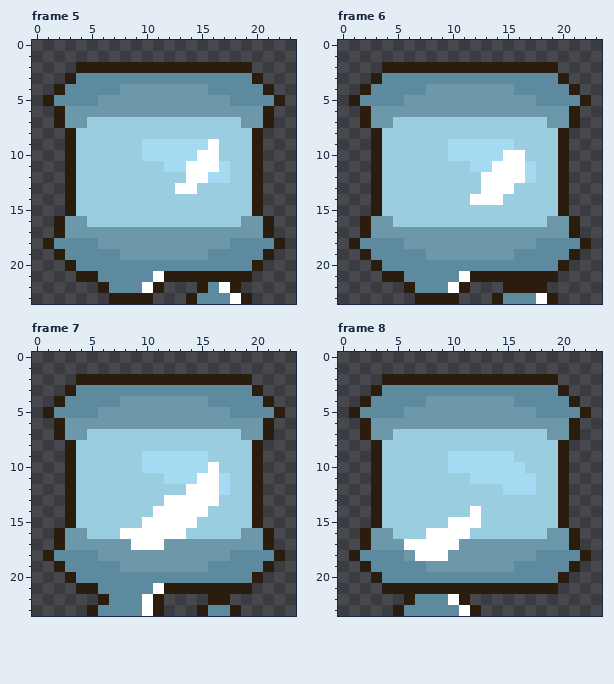
One commit to this pixel-art file: Loot&Lunch/UI/jscoutinho_ui_mana_idle.ase. The picture above was drawn from the file before the commit.
24x24 pixels, 11 frames. Shown: frame 5, frame 6, frame 7, frame 8. The commit also changed other frames, which this record leaves out.
Now the later version:
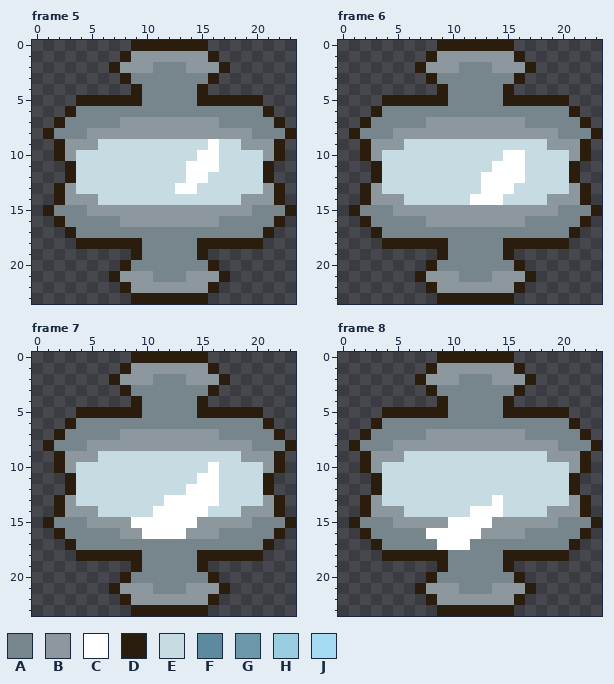
Palette (. is transparent): A #77868c  B #8c989d  C #ffffff  D #2b1d0e  E #c6dce2  F #5d8a9e  G #6d98aa  H #9acde0  J #a5dbf2
From the commit log: Modifiquei formato e animação da barra de mana
What changed:
layer "Camada Azul" opacity 35% -> 17%
--- frame 5
@@ x 0..23 @@
- 0 ........................
- 1 ........................
- 2 ....DDDDDDDDDDDDDDDD....
- 3 ...DFFFFFFFFFFFFFFFFD...
- 4 ..DFFFFFGGGGGGGGFFFFFD..
- 5 .DFFFFGGGGGGGGGGGGFFFFD.
- 6 ..DGGGGGGGGGGGGGGGGGGD..
- 7 ..DGGHHHHHHHHHHHHHHGGD..
- 8 ...DHHHHHHHHHHHHHHHHD...
- 9 ...DHHHHHHJJJJJJCHHHD...
-10 ...DHHHHHHJJJJJCCHHHD...
-11 ...DHHHHHHHHJJCCCJHHD...
-12 ...DHHHHHHHHHHCCJJHHD...
-13 ...DHHHHHHHHHCCHHHHHD...
-14 ...DHHHHHHHHHHHHHHHHD...
-15 ...DHHHHHHHHHHHHHHHHD...
-16 ..DGGHHHHHHHHHHHHHHGGD..
-17 ..DGGGGGGGGGGGGGGGGGGD..
-18 .DFFFFGGGGGGGGGGGGFFFFD.
-19 ..DFFFFFGGGGGGGGFFFFFD..
-20 ...DFFFFFFFFFFFFFFFFD...
-21 ....DDFFFFFCDDDDDDDD....
-22 ......DFFFCD...DFCD.....
-23 .......DDDD...DFFFCD....
+ 0 .........DDDDDDD........
+ 1 ........DBBBBBBBD.......
+ 2 .......DBBBAAABBBD......
+ 3 ........DAAAAAAAD.......
+ 4 .........DAAAAAD........
+ 5 ....DDDDDDAAAAADDDDDD...
+ 6 ...DAAAAAAAAAAAAAAAAAD..
+ 7 ..DAAAAABBBBBBBBBAAAAAD.
+ 8 .DAAABBBBBBBBBBBBBBBAAAD
+ 9 ..DBBBEEEEEEEEEECEEBBBD.
+10 ..DBEEEEEEEEEEECCEEEEBD.
+11 ...DEEEEEEEEEECCCEEEED..
+12 ...DEEEEEEEEEECCEEEEED..
+13 ..DBEEEEEEEEECCEEEEEEBD.
+14 ..DBBBEEEEEEEEEEEEEBBBD.
+15 .DAAABBBBBBBBBBBBBBBAAAD
+16 ..DAAAAABBBBBBBBBAAAAAD.
+17 ...DAAAAAAAAAAAAAAAAAD..
+18 ....DDDDDDAAAAADDDDDD...
+19 .........DAAAAAD........
+20 ........DAAAAAAAD.......
+21 .......DBBBAAABBBD......
+22 ........DBBBBBBBD.......
+23 .........DDDDDDD........
--- frame 6
@@ x 0..23 @@
- 0 ........................
- 1 ........................
- 2 ....DDDDDDDDDDDDDDDD....
- 3 ...DFFFFFFFFFFFFFFFFD...
- 4 ..DFFFFFGGGGGGGGFFFFFD..
- 5 .DFFFFGGGGGGGGGGGGFFFFD.
- 6 ..DGGGGGGGGGGGGGGGGGGD..
- 7 ..DGGHHHHHHHHHHHHHHGGD..
- 8 ...DHHHHHHHHHHHHHHHHD...
- 9 ...DHHHHHHJJJJJJHHHHD...
-10 ...DHHHHHHJJJJJCCHHHD...
-11 ...DHHHHHHHHJJCCCJHHD...
-12 ...DHHHHHHHHHCCCCJHHD...
-13 ...DHHHHHHHHHCCCHHHHD...
-14 ...DHHHHHHHHCCCHHHHHD...
-15 ...DHHHHHHHHHHHHHHHHD...
-16 ..DGGHHHHHHHHHHHHHHGGD..
-17 ..DGGGGGGGGGGGGGGGGGGD..
-18 .DFFFFGGGGGGGGGGGGFFFFD.
-19 ..DFFFFFGGGGGGGGFFFFFD..
-20 ...DFFFFFFFFFFFFFFFFD...
-21 ....DDFFFFFCDDDDDDDD....
-22 ......DFFFCD...DDDD.....
-23 .......DDDD...DFFFCD....
+ 0 .........DDDDDDD........
+ 1 ........DBBBBBBBD.......
+ 2 .......DBBBAAABBBD......
+ 3 ........DAAAAAAAD.......
+ 4 .........DAAAAAD........
+ 5 ....DDDDDDAAAAADDDDDD...
+ 6 ...DAAAAAAAAAAAAAAAAAD..
+ 7 ..DAAAAABBBBBBBBBAAAAAD.
+ 8 .DAAABBBBBBBBBBBBBBBAAAD
+ 9 ..DBBBEEEEEEEEEEEEEBBBD.
+10 ..DBEEEEEEEEEEECCEEEEBD.
+11 ...DEEEEEEEEEECCCEEEED..
+12 ...DEEEEEEEEECCCCEEEED..
+13 ..DBEEEEEEEEECCCEEEEEBD.
+14 ..DBBBEEEEEECCCEEEEBBBD.
+15 .DAAABBBBBBBBBBBBBBBAAAD
+16 ..DAAAAABBBBBBBBBAAAAAD.
+17 ...DAAAAAAAAAAAAAAAAAD..
+18 ....DDDDDDAAAAADDDDDD...
+19 .........DAAAAAD........
+20 ........DAAAAAAAD.......
+21 .......DBBBAAABBBD......
+22 ........DBBBBBBBD.......
+23 .........DDDDDDD........
--- frame 7
@@ x 0..23 @@
- 0 ........................
- 1 ........................
- 2 ....DDDDDDDDDDDDDDDD....
- 3 ...DFFFFFFFFFFFFFFFFD...
- 4 ..DFFFFFGGGGGGGGFFFFFD..
- 5 .DFFFFGGGGGGGGGGGGFFFFD.
- 6 ..DGGGGGGGGGGGGGGGGGGD..
- 7 ..DGGHHHHHHHHHHHHHHGGD..
- 8 ...DHHHHHHHHHHHHHHHHD...
- 9 ...DHHHHHHJJJJJJHHHHD...
-10 ...DHHHHHHJJJJJJCHHHD...
-11 ...DHHHHHHHHJJJCCJHHD...
-12 ...DHHHHHHHHHHCCCJHHD...
-13 ...DHHHHHHHHCCCCCHHHD...
-14 ...DHHHHHHHCCCCCHHHHD...
-15 ...DHHHHHHCCCCCHHHHHD...
-16 ..DGGHHHCCCCCCHHHHHGGD..
-17 ..DGGGGGGCCCGGGGGGGGGD..
-18 .DFFFFGGGGGGGGGGGGFFFFD.
-19 ..DFFFFFGGGGGGGGFFFFFD..
-20 ...DFFFFFFFFFFFFFFFFD...
-21 ....DDFFFFFCDDDDDDDD....
-22 ......DFFFCD....DD......
-23 .....DFFFFCD...DFFD.....
+ 0 .........DDDDDDD........
+ 1 ........DBBBBBBBD.......
+ 2 .......DBBBAAABBBD......
+ 3 ........DAAAAAAAD.......
+ 4 .........DAAAAAD........
+ 5 ....DDDDDDAAAAADDDDDD...
+ 6 ...DAAAAAAAAAAAAAAAAAD..
+ 7 ..DAAAAABBBBBBBBBAAAAAD.
+ 8 .DAAABBBBBBBBBBBBBBBAAAD
+ 9 ..DBBBEEEEEEEEEEEEEBBBD.
+10 ..DBEEEEEEEEEEEECEEEEBD.
+11 ...DEEEEEEEEEEECCEEEED..
+12 ...DEEEEEEEEEECCCEEEED..
+13 ..DBEEEEEEEECCCCCEEEEBD.
+14 ..DBBBEEEEECCCCCEEEBBBD.
+15 .DAAABBBBCCCCCCBBBBBAAAD
+16 ..DAAAAABBCCCCBBBAAAAAD.
+17 ...DAAAAAAAAAAAAAAAAAD..
+18 ....DDDDDDAAAAADDDDDD...
+19 .........DAAAAAD........
+20 ........DAAAAAAAD.......
+21 .......DBBBAAABBBD......
+22 ........DBBBBBBBD.......
+23 .........DDDDDDD........
--- frame 8
@@ x 0..23 @@
- 0 ........................
- 1 ........................
- 2 ....DDDDDDDDDDDDDDDD....
- 3 ...DFFFFFFFFFFFFFFFFD...
- 4 ..DFFFFFGGGGGGGGFFFFFD..
- 5 .DFFFFGGGGGGGGGGGGFFFFD.
- 6 ..DGGGGGGGGGGGGGGGGGGD..
- 7 ..DGGHHHHHHHHHHHHHHGGD..
- 8 ...DHHHHHHHHHHHHHHHHD...
- 9 ...DHHHHHHJJJJJJHHHHD...
-10 ...DHHHHHHJJJJJJJHHHD...
-11 ...DHHHHHHHHJJJJJJHHD...
-12 ...DHHHHHHHHHHHJJJHHD...
-13 ...DHHHHHHHHHHHHHHHHD...
-14 ...DHHHHHHHHCHHHHHHHD...
-15 ...DHHHHHHCCCHHHHHHHD...
-16 ..DGGHHHCCCCHHHHHHHGGD..
-17 ..DGGGCCCCCGGGGGGGGGGD..
-18 .DFFFFGCCCGGGGGGGGFFFFD.
-19 ..DFFFFFGGGGGGGGFFFFFD..
-20 ...DFFFFFFFFFFFFFFFFD...
-21 ....DDDDDDDDDDDDDDDD....
-22 ......DFFFCD............
-23 .....DFFFFFCD...........
+ 0 .........DDDDDDD........
+ 1 ........DBBBBBBBD.......
+ 2 .......DBBBAAABBBD......
+ 3 ........DAAAAAAAD.......
+ 4 .........DAAAAAD........
+ 5 ....DDDDDDAAAAADDDDDD...
+ 6 ...DAAAAAAAAAAAAAAAAAD..
+ 7 ..DAAAAABBBBBBBBBAAAAAD.
+ 8 .DAAABBBBBBBBBBBBBBBAAAD
+ 9 ..DBBBEEEEEEEEEEEEEBBBD.
+10 ..DBEEEEEEEEEEEEEEEEEBD.
+11 ...DEEEEEEEEEEEEEEEEED..
+12 ...DEEEEEEEEEEEEEEEEED..
+13 ..DBEEEEEEEEEECEEEEEEBD.
+14 ..DBBBEEEEEECCCEEEEBBBD.
+15 .DAAABBBBBCCCCBBBBBBAAAD
+16 ..DAAAAACCCCCBBBBAAAAAD.
+17 ...DAAAAACCCAAAAAAAAAD..
+18 ....DDDDDDAAAAADDDDDD...
+19 .........DAAAAAD........
+20 ........DAAAAAAAD.......
+21 .......DBBBAAABBBD......
+22 ........DBBBBBBBD.......
+23 .........DDDDDDD........
Boxes around the changes in both pictures, in picture pixels (x1, y1, x2, y2):
changed: (43, 40, 296, 304)
changed: (349, 40, 602, 304)
changed: (43, 352, 296, 616)
changed: (349, 352, 602, 616)
